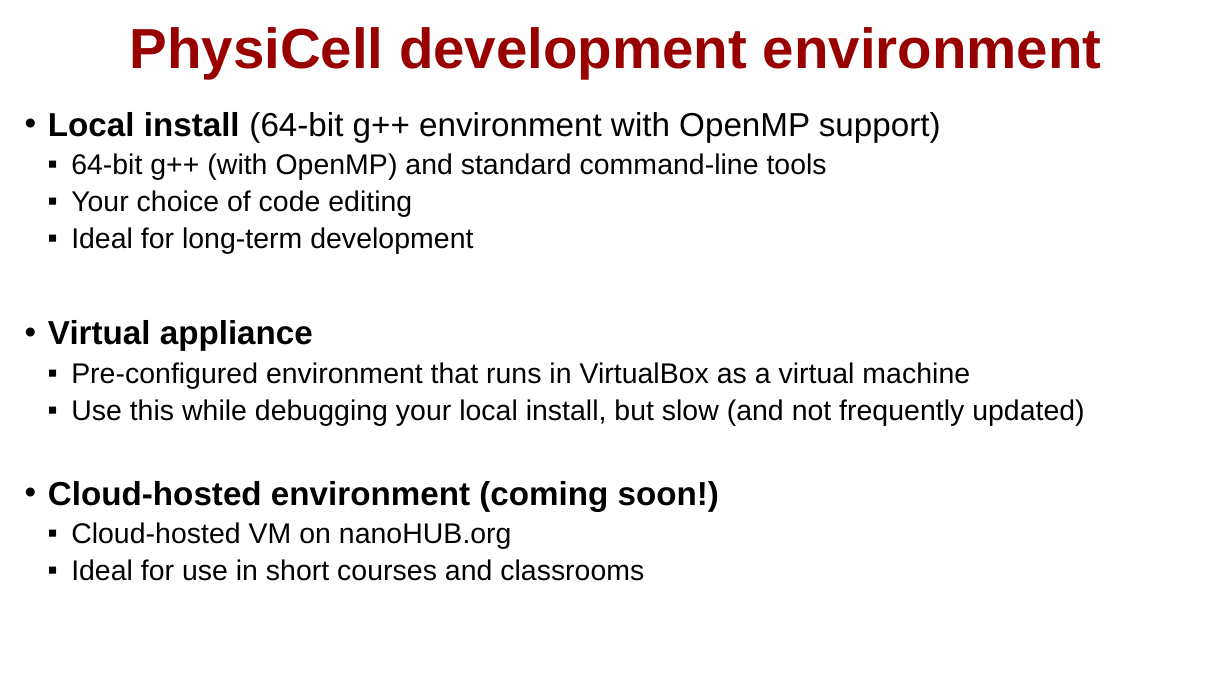
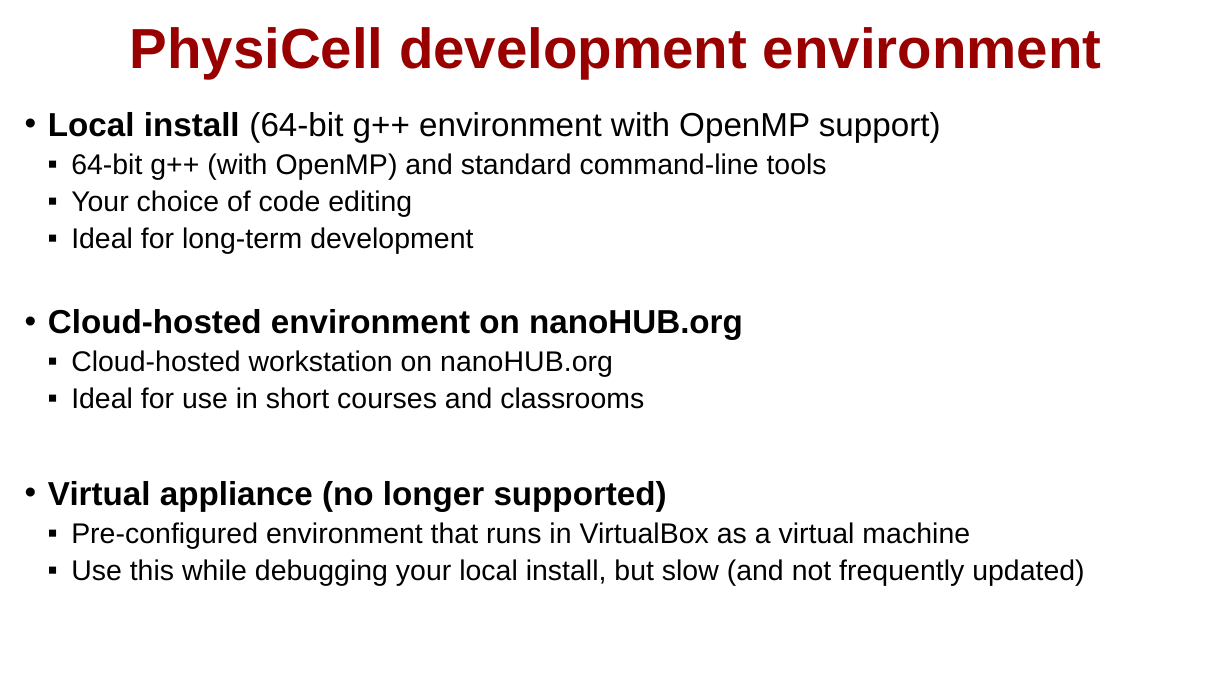
Before and after one commit to physicell-training/00-What-you-need, a slide deck: slide 3 of pptx_source/01-What-you-need.pptx. Drawn at 1232x693 pixels with LibreOffice and Linux fonts; fonts in the diff are those of the drawing; background and template pictures are left out. Boxes give left, top, right and bottom in pixels: in the first picture for what was removed or moved away, otherwise in the second. Text is boxed around its words. In the diff, an @@ line names an element or a change of style, - is before the commit and + after.

```diff
--- a/pptx_source/01-What-you-need.pptx
+++ b/pptx_source/01-What-you-need.pptx
@@ text at (x1=48, y1=309, x2=743, y2=511): text changed; size 19.4 to 16.6 pt; bold off @@
-• Virtual appliance
+• Cloud-hosted environment on nanoHUB.org
+  ▪ Cloud-hosted workstation on nanoHUB.org
+  ▪ Ideal for use in short courses and classrooms
+• Virtual appliance (no longer supported)
@@ text at (x1=48, y1=481, x2=719, y2=581): paragraphs removed @@
-• Cloud-hosted environment (coming soon!)
-  ▪ Cloud-hosted VM on nanoHUB.org
-  ▪ Ideal for use in short courses and classrooms
```
Also in this commit, not shown: 2 other slides changed, 1 slide added, 1 slide removed, 3 other files.
